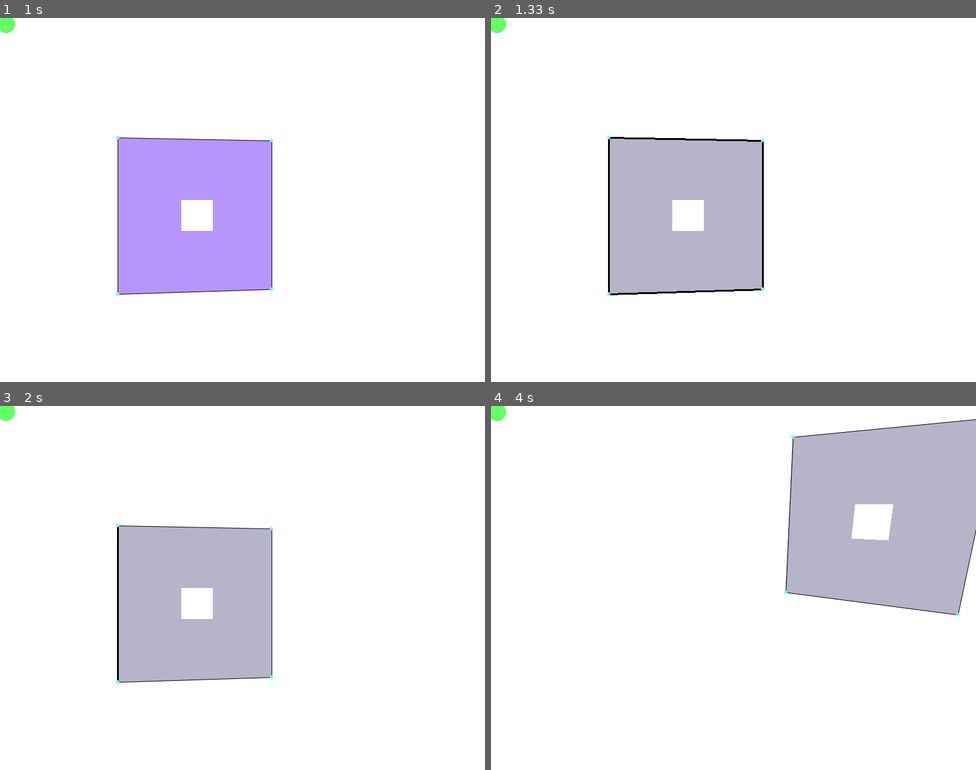
Above: before the commit, frames 1-4 (two rows, left to right).
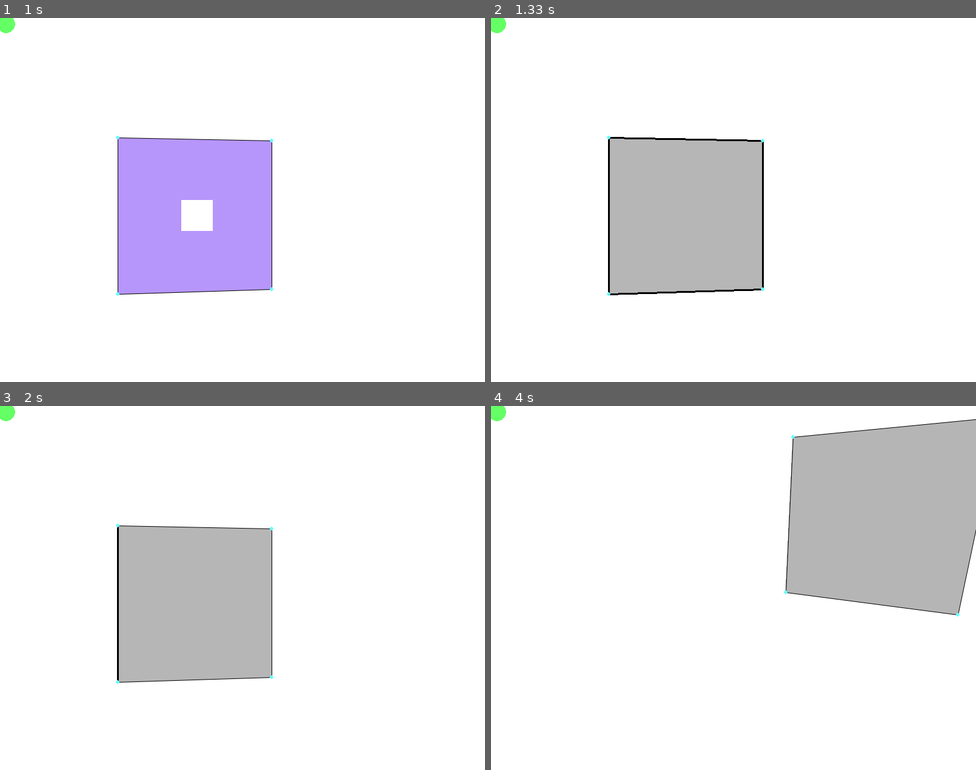
Above: after the commit, the same moments.

Repository: qsorix/draw-3d
Game: pygame game, started from main.py
The game is run twice, just before and just after one commit, with the same random seed, the same clock (stepped at 60 frames per second) and the same inputs.
Inputs (mouse positions are in pixels of both pictures, inside the frame that each line leads up to):
- Up to frame 1 (1 s): tap Space at 0.33 s; click (160, 287) at 0.72 s
- Up to frame 2 (1.33 s): tap F1 at 1 s
- Up to frame 3 (2 s): press the mouse at (160, 675) at 1.37 s; move the mouse to (135, 602) at 1.47 s; release the mouse at (106, 537) at 1.6 s; click (121, 675) at 1.72 s
- Up to frame 4 (4 s): click (815, 719) at 2.05 s; hold A 2.33-2.87 s; click (592, 515) at 2.42 s; press the mouse at (815, 719) at 2.93 s; move the mouse to (689, 620) at 3.03 s; release the mouse at (563, 526) at 3.17 s; click (568, 577) at 3.28 s; hold S 3.57-3.87 s; click (612, 704) at 3.65 s; hold A from 3.9 s (still down); click (636, 449) at 3.98 s

Frame 1 is identical in both runs. In frame 2, 0.6% of the frame differs, in the area x 37-44%, y 50-59%; in frame 3, 0.6%; in frame 4, 0.8%, in the area x 74-83%, y 27-37%.

Commit message:
Working on creating faces

Diff:
--- a/arrangement.py
+++ b/arrangement.py
@@ -75,16 +75,32 @@
                         "{}".format(point))
 
 class Face:
-    def __init__(self):
+    def __init__(self, arrangement):
+        self.arrangement = arrangement
         self.hedge = None
 
+    def __str__(self):
+        if self.hedge:
+            return "<Face {}>".format(list(self.hedge.cycle_vertices()))
+        else:
+            return "<Face ?>"
+
+    __repr__ = __str__
+
 class HE:
-    def __init__(self):
+    def __init__(self, arrangement):
+        self.arrangement = arrangement
+
         self.face = None
         self.vertex = None
         self.prev = None
         self.next = None
         self.twin = None
+
+    def __str__(self):
+        return ("<HE {} to {}>".format(self.source().point,
+                                       self.target().point))
+    __repr__ = __str__
 
     def target(self):
         return self.vertex
@@ -105,9 +121,32 @@
         for hedge in self.cycle_hedges():
             yield hedge.vertex
 
-def make_halfedge_twins(v1, v2):
-    he1 = HE()
-    he2 = HE()
+    def is_on_proper_cycle(self):
+        for he in self.cycle_hedges():
+            if he == self.twin:
+                return False
+        return True
+
+    def is_on_clockwise_cycle(self):
+        path_cross = funcs.Vector(0,0,0)
+        for he in self.cycle_hedges():
+            v1 = funcs.vector_from_to(
+                he.source().point,
+                he.target().point)
+            v2 = funcs.vector_from_to(
+                he.next.source().point,
+                he.next.target().point)
+            path_cross = funcs.add_vectors(path_cross,
+                                           funcs.cross(v1, v2))
+
+        path_cross = funcs.unit(path_cross)
+        normal = funcs.unit(self.arrangement.plane.normal)
+        return path_cross != normal
+
+
+def make_halfedge_twins(arrangement, v1, v2):
+    he1 = HE(arrangement)
+    he2 = HE(arrangement)
 
     he1.vertex = v1
     he1.twin = he2
@@ -125,6 +164,7 @@
     def __init__(self, plane):
         self.plane = plane
         self.vertices = []
+        self.faces = []
 
     def add_vertex(self, point):
         v = self.get_vertex(point)
@@ -148,12 +188,35 @@
         if self._has_hedges_between(v1, v2):
             return
 
-        self._span_hedges_between(v1, v2)
+        he1, he2 = self._span_hedges_between(v1, v2)
+
+        if he1.is_on_proper_cycle():
+            if not he1.is_on_clockwise_cycle():
+                self._create_new_face_inside(he1)
+        if he2.is_on_proper_cycle():
+            if not he2.is_on_clockwise_cycle():
+                self._create_new_face_inside(he2)
+
+    def _remove_face(self, face):
+        self.faces.remove(face)
+        for e in face.hedge.cycle_hedges():
+            e.face = None
+
+    def _create_new_face_inside(self, he):
+        face = Face(self)
+        face.hedge = he
+
+        for e in he.cycle_hedges():
+            e.face = face
+
+        self.faces.append(face)
 
     def _has_hedges_between(self, v1, v2):
         return v1.has_in_immediate_neighborhood(v2)
 
     def _span_hedges_between(self, v1, v2):
-        he1, he2 = make_halfedge_twins(v1, v2)
+        he1, he2 = make_halfedge_twins(self, v1, v2)
         v1.add_incident_hedge(he1)
         v2.add_incident_hedge(he2)
+
+        return he1, he2
--- a/funcs.py
+++ b/funcs.py
@@ -350,7 +350,10 @@
     if c12 and c23:
         return True
 
-    if c12 and c31:
+    if c31 and c12:
         return True
 
+    if c23 and c31:
+        return True
+
     return False
--- a/tests/test_arrangement.py
+++ b/tests/test_arrangement.py
@@ -32,6 +32,58 @@
 
     assert_equals(list(v0.cw_neighbors()), [v1, v2, v3, v4])
 
+def test_incident_edges_rotate_clockwise_2():
+    #Looking for insertion point at vertex  (16, -1, 0)
+    #  existing neighbors:
+    #     Vx(10, 0, 0)
+    #     Vx(15, 4, 0)
+    #  point to add (20, -1, 0)
+    p0 = P(16, -1, 0)
+    p1 = P(10, 0, 0)
+    p2 = P(15, 4, 0)
+
+    p3 = P(20, -1, 0)
+
+    plane = Plane(V(0, 0, 1), p0)
+    a = Arrangement(plane)
+
+    a.add_segment(S(p0, p1))
+    a.add_segment(S(p0, p2))
+    a.add_segment(S(p0, p3))
+    v0 = a.get_vertex(p0)
+    v1 = a.get_vertex(p1)
+    v2 = a.get_vertex(p2)
+    v3 = a.get_vertex(p3)
+
+    assert_equals(list(v0.cw_neighbors()), [v1, v2, v3])
+
+def test_incident_edges_rotate_clockwise_3():
+    # Looking for insertion point at vertex  (10, 10, 0)
+    #   existing neighbors:
+    #      Vx(10,0,0)
+    #      Vx(0,10,0)
+    #   point to add (12, 8, 0)
+
+    p0 = P(10, 10, 0)
+    p1 = P(10,  0, 0)
+    p2 = P( 0, 10, 0)
+
+    p3 = P(12, 8, 0)
+
+    plane = Plane(V(0, 0, 1), p0)
+    a = Arrangement(plane)
+
+    a.add_segment(S(p0, p1))
+    a.add_segment(S(p0, p2))
+    a.add_segment(S(p0, p3))
+    v0 = a.get_vertex(p0)
+    v1 = a.get_vertex(p1)
+    v2 = a.get_vertex(p2)
+    v3 = a.get_vertex(p3)
+
+    assert_equals(list(v0.cw_neighbors()), [v1, v2, v3])
+
+
 def test_face_is_formed_from_a_cycle_of_edges():
     p0 = P(0, 0, 0)
     p1 = P(1, 0, 0)
@@ -52,5 +104,35 @@
     assert_equals(v1.degree(), 2)
     assert_equals(v2.degree(), 2)
 
+    print(list(v0.hedge.cycle_vertices()),
+                  [v0, v2, v1])
     assert_equals(list(v0.hedge.cycle_vertices()),
                   [v0, v2, v1])
+    assert v0.hedge.is_on_proper_cycle()
+    assert v0.hedge.is_on_clockwise_cycle()
+
+    assert v0.hedge.twin.is_on_proper_cycle()
+    assert not v0.hedge.twin.is_on_clockwise_cycle()
+
+    assert v0.hedge.twin.face
+    assert_equals(len(a.faces), 1)
+
+def test_face_is_split_when_edge_crosses_existing_face():
+    p0 = P(0, 0, 0)
+    p1 = P(1, 0, 0)
+    p2 = P(1, 1, 0)
+    p3 = P(0, 1, 0)
+
+    plane = Plane(V(0, 0, 1), p0)
+    a = Arrangement(plane)
+
+    a.add_segment(S(p0, p1))
+    a.add_segment(S(p1, p2))
+    a.add_segment(S(p2, p3))
+    a.add_segment(S(p3, p0))
+
+    assert_equals(len(a.faces), 1)
+
+    a.add_segment(S(p1, p3))
+
+    assert_equals(len(a.faces), 2)
--- a/tools/select.py
+++ b/tools/select.py
@@ -1,9 +1,10 @@
 from tools import Tool
 import pygame
 from colors import *
-from objects import S
+from objects import S, Wall
 import funcs
 from funcs import P
+from arrangement import Arrangement
 
 def arrangement_on_a_wall(proj):
     wall = None
@@ -16,13 +17,24 @@
 
     plane = wall.plane()
 
+    arr = Arrangement(plane)
+
     for s in proj.segments:
         if funcs.segment_lies_on_plane(s, plane):
             s.active = True
+            arr.add_segment(s)
         else:
             s.active = False
 
     wall.active = False
+    print ("Found faces: ", arr.faces)
+
+    proj.walls[:] = []
+    for f in arr.faces:
+        points = []
+        for v in f.hedge.cycle_vertices():
+            points.append(v.point)
+        proj.walls.append(Wall(points))
 
 
 class ToolSelect(Tool):
